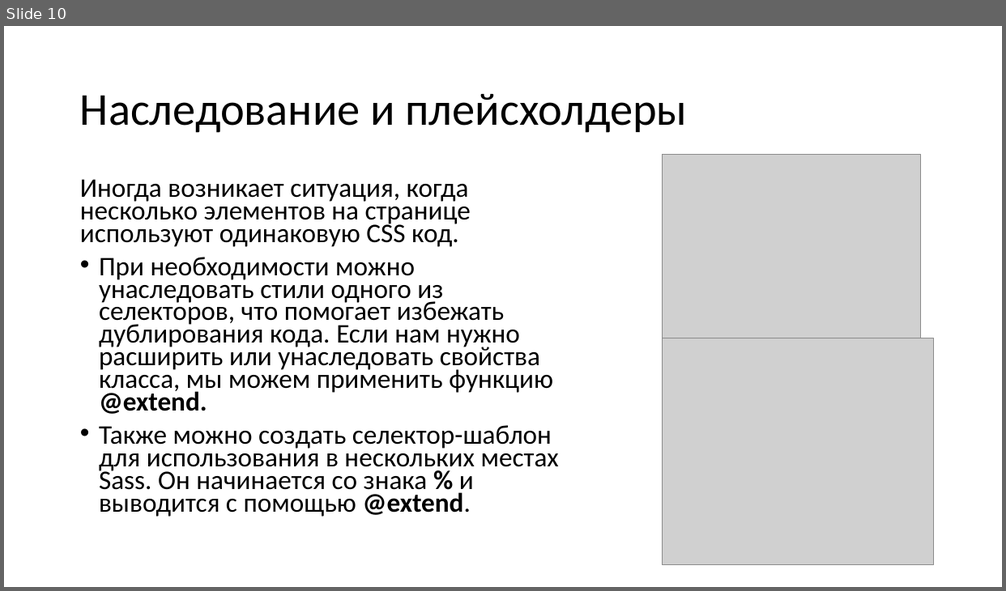
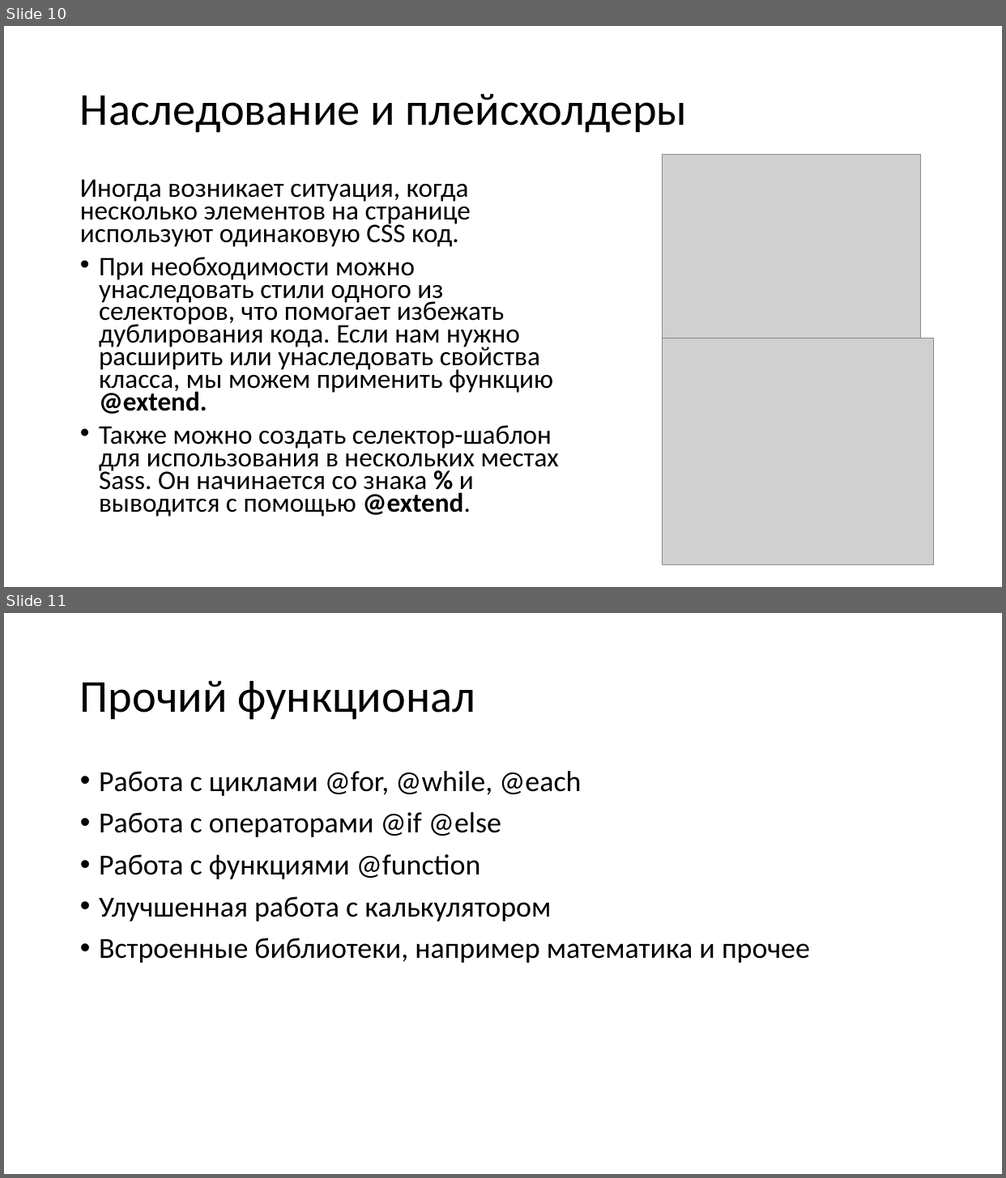
Before and after one commit to TalantRys/scss-study, a slide deck: sass.pptx. Shown one above the other, each under a label of ours: slide 10 before the commit, slides 10 and 11 after it. The pictures are 1006x591 and 1006x1178 pixels, drawn with LibreOffice and Linux fonts; fonts in the diff are those of the drawing; grey boxes stand for pictures. Boxes give left, top, right and bottom in pixels: in the first picture for what was removed or moved away, otherwise in the second. Text is boxed around its words. In the diff, an @@ line names an element or a change of style, - is before the commit and + after.

```diff
--- a/sass.pptx
+++ b/sass.pptx
@@ slide 11 added at (4, 613, 1002, 1174), background #FFFFFF @@
@@ title added at (80, 681, 475, 720), 44 pt, text #000000 @@
+Прочий функционал
@@ text added at (99, 771, 810, 963), 28 pt, text #000000 @@
+• Работа с циклами @for, @while, @each
+• Работа с операторами @if @else
+• Работа с функциями @function
+• Улучшенная работа с калькулятором
+• Встроенные библиотеки, например математика и прочее
```
Also in this commit, not shown: 1 slide changed, 1 other slide added.
